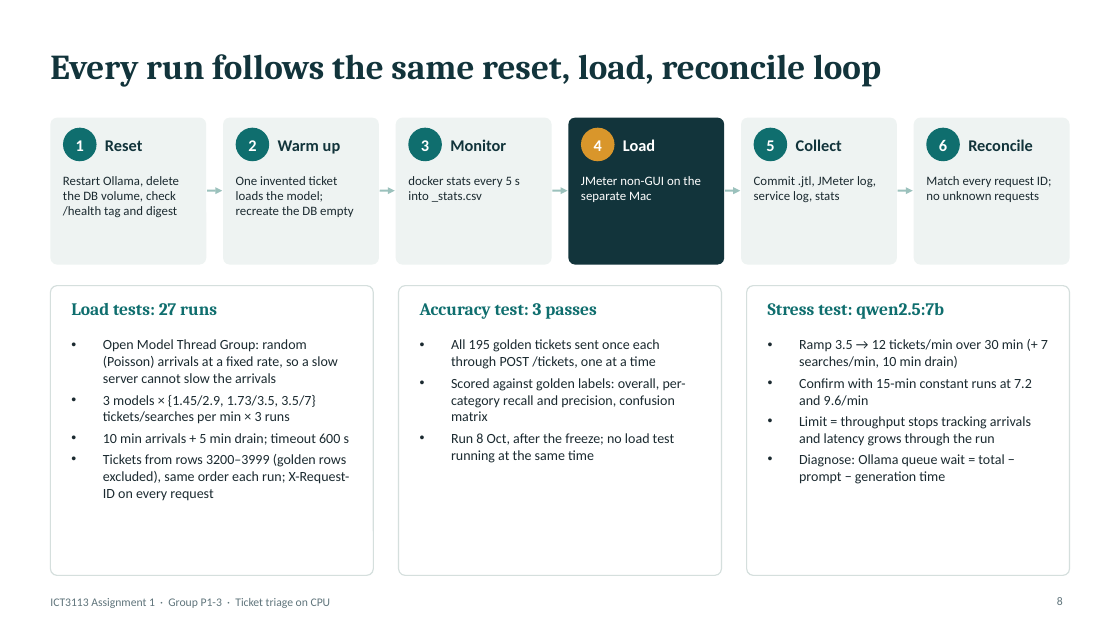
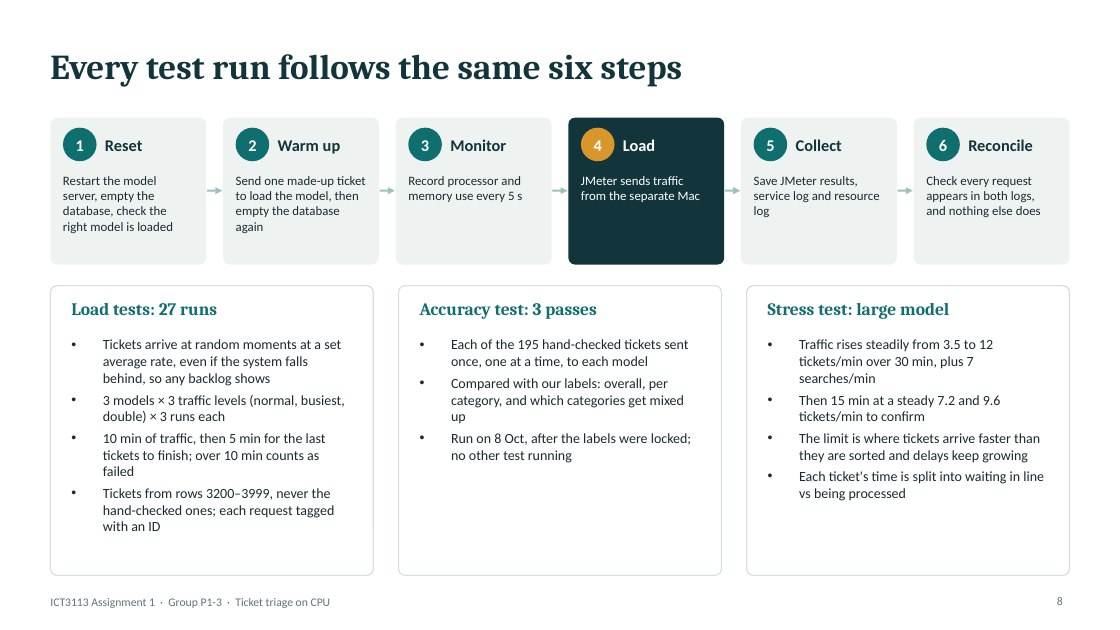
Before and after one commit to asdafsafas/ICT3113_A1_P1-3, a slide deck: slide 8 of slides/Group03.pptx. Drawn at 1120x630 pixels with LibreOffice and Linux fonts; fonts in the diff are those of the drawing. Boxes give left, top, right and bottom in pixels: in the first picture for what was removed or moved away, otherwise in the second. Text is boxed around its words. In the diff, an @@ line names an element or a change of style, - is before the commit and + after.

Commit message:
Reword slides for non-technical readers; add team names and IDs
Slides 1-11 replace jargon with plain descriptions (numbers unchanged).
Cover lists all five members with student IDs. Applies the queued 694/day
and R5 wording fixes.

```diff
--- a/slides/Group03.pptx
+++ b/slides/Group03.pptx
@@ title at [50,54,682,86]: text changed @@
-Every run follows the same reset, load, reconcile loop
+Every test run follows the same six steps
@@ text at [63,176,173,233]: text changed @@
-Restart Ollama, delete the DB volume, check /health tag and digest
+Restart the model server, empty the database, check the right model is loaded
@@ text at [236,176,366,233]: text changed @@
-One invented ticket loads the model; recreate the DB empty
+Send one made-up ticket to load the model, then empty the database again
@@ text at [408,176,522,202]: text changed @@
-docker stats every 5 s into _stats.csv
+Record processor and memory use every 5 s
@@ text at [581,176,701,202]: text changed @@
-JMeter non-GUI on the separate Mac
+JMeter sends traffic from the separate Mac
@@ text at [754,176,879,217]: text changed @@
-Commit .jtl, JMeter log, service log, stats
+Save JMeter results, service log and resource log
@@ text at [926,176,1041,217]: text changed @@
-Match every request ID; no unknown requests
+Check every request appears in both logs, and nothing else does
@@ text at [768,303,949,319]: text changed @@
-Stress test: qwen2.5:7b
+Stress test: large model
@@ text at [103,339,345,531]: text changed @@
-• Open Model Thread Group: random (Poisson) arrivals at a fixed rate, so a slow server cannot slow the arrivals
-• 3 models × {1.45/2.9, 1.73/3.5, 3.5/7} tickets/searches per min × 3 runs
-• 10 min arrivals + 5 min drain; timeout 600 s
-• Tickets from rows 3200–3999 (golden rows excluded), same order each run; X-Request-ID on every request
+• Tickets arrive at random moments at a set average rate, even if the system falls behind, so any backlog shows
+• 3 models × 3 traffic levels (normal, busiest, double) × 3 runs each
+• 10 min of traffic, then 5 min for the last tickets to finish; over 10 min counts as failed
+• Tickets from rows 3200–3999, never the hand-checked ones; each request tagged with an ID
@@ text at [451,339,691,463]: text changed @@
-• All 195 golden tickets sent once each through POST /tickets, one at a time
-• Scored against golden labels: overall, per-category recall and precision, confusion matrix
-• Run 8 Oct, after the freeze; no load test running at the same time
+• Each of the 195 hand-checked tickets sent once, one at a time, to each model
+• Compared with our labels: overall, per category, and which categories get mixed up
+• Run on 8 Oct, after the labels were locked; no other test running
@@ text at [799,339,1044,501]: text changed @@
-• Ramp 3.5 → 12 tickets/min over 30 min (+ 7 searches/min, 10 min drain)
-• Confirm with 15-min constant runs at 7.2 and 9.6/min
-• Limit = throughput stops tracking arrivals and latency grows through the run
-• Diagnose: Ollama queue wait = total − prompt − generation time
+• Traffic rises steadily from 3.5 to 12 tickets/min over 30 min, plus 7 searches/min
+• Then 15 min at a steady 7.2 and 9.6 tickets/min to confirm
+• The limit is where tickets arrive faster than they are sorted and delays keep growing
+• Each ticket's time is split into waiting in line vs being processed
```
Also in this commit, not shown: 10 other slides changed, 2 other files.
